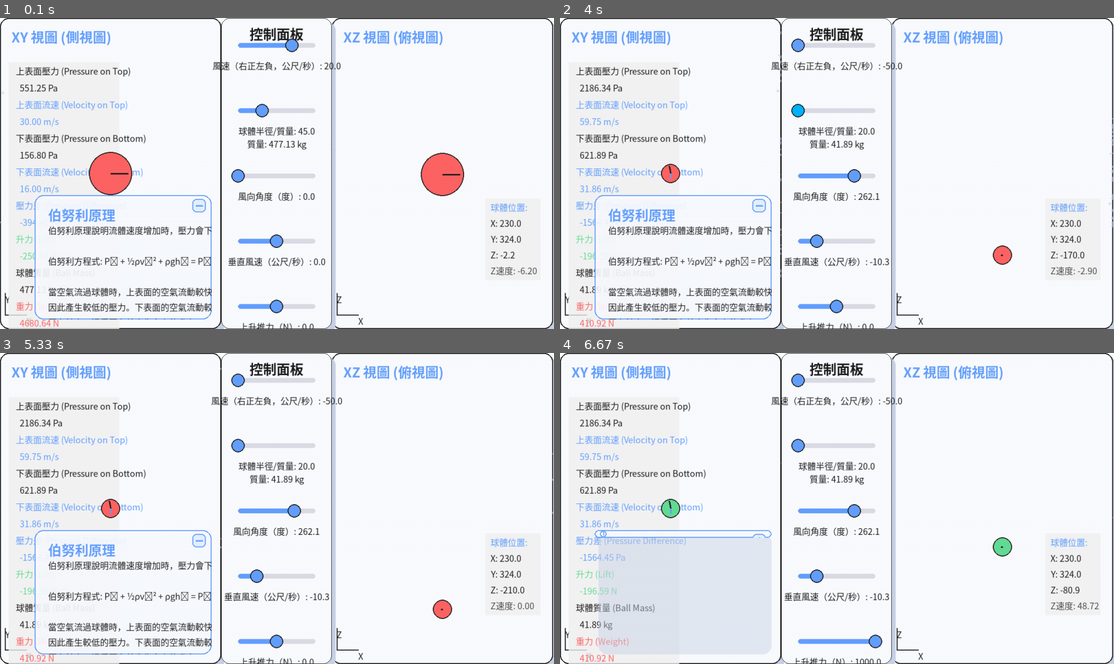
Above: before the commit, frames 1-4 (two rows, left to right).
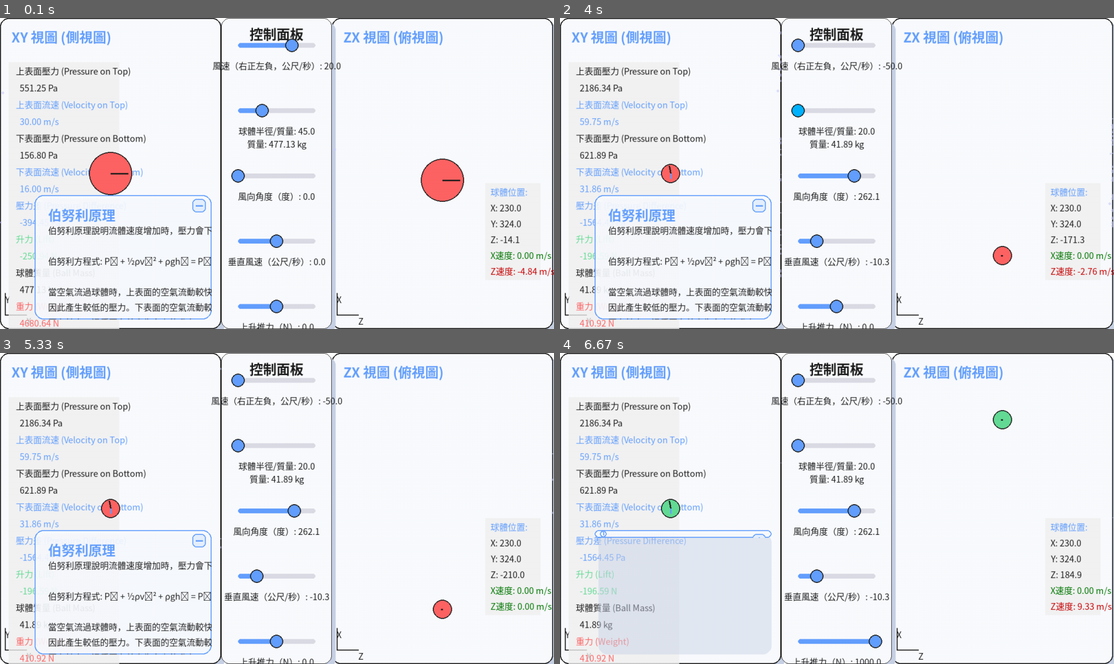
Above: after the commit, the same moments.

Repository: linjinhsien/pygamelin
Game: pygame game, started from bernoulli_simulation.py
Two runs of this game, one before a commit and one after it. Both use one fixed random seed, a clock stepped at 60 frames per second and the inputs below.
Inputs (mouse positions are in pixels of both pictures, inside the frame that each line leads up to):
- Up to frame 1 (0.1 s): no input
- Up to frame 2 (4 s): click "控制面板" at 0.38 s; click (964, 220) at 0.72 s; click (809, 254) at 1.05 s; press the mouse at (759, 204) at 1.37 s; move the mouse to (776, 139) at 1.47 s; release the mouse at (792, 70) at 1.6 s; press the mouse at (837, 176) at 1.7 s; move the mouse to (731, 170) at 1.8 s; release the mouse at (632, 164) at 1.93 s; press the mouse at (759, 204) at 2.03 s; move the mouse to (875, 245) at 2.13 s; release the mouse at (992, 285) at 2.27 s; click (632, 98) at 2.38 s; press the mouse at (837, 45) at 3.2 s; move the mouse to (787, 136) at 3.3 s; release the mouse at (731, 229) at 3.43 s; click (1008, 170) at 3.55 s; press the mouse at (837, 111) at 3.87 s; move the mouse to (809, 189) at 3.97 s
- Up to frame 3 (5.33 s): release the mouse at (216, 601) at 4.1 s; press the mouse at (199, 539) at 4.2 s; move the mouse to (265, 520) at 4.3 s; release the mouse at (332, 505) at 4.43 s; press the mouse at (199, 539) at 5.03 s; move the mouse to (132, 474) at 5.13 s; release the mouse at (72, 405) at 5.27 s
- Up to frame 4 (6.67 s): press the mouse at (759, 539) at 5.37 s; move the mouse to (798, 502) at 5.47 s; release the mouse at (842, 461) at 5.6 s; press the mouse at (837, 639) at 5.7 s; move the mouse to (925, 573) at 5.8 s; release the mouse at (1019, 508) at 5.93 s; click (731, 539) at 6.05 s

The runs differ from the first frame. In frame 1, 1.2% of the frame differs, in the area x 60-100%, y 4-99%; in frame 2, 0.8%; in frame 3, 0.8%; in frame 4, 1.1%.

Commit message:
固定只有x方向的速度

Diff:
--- a/bernoulli_simulation.py
+++ b/bernoulli_simulation.py
@@ -119,6 +119,12 @@
         self.dragging = False
         self.active_view = None  # To track which view is being interacted with
 
+        # Ball velocity and constraints
+        self.ball_vx = 0  # x-direction velocity
+        self.ball_vz = 0  # z-direction velocity
+        self.max_velocity_x = 15  # Maximum velocity in x direction
+        self.velocity_damping = 0.9  # Velocity damping factor (for smooth deceleration)
+
         # Calculate ball mass based on radius (assuming constant density)
         # Using a simple formula: mass = density * volume = density * (4/3) * pi * r^3
         # For simplicity, we'll use a scale factor to convert radius to mass
@@ -331,9 +337,9 @@
 
         # Draw panel labels
         xy_label = self.title_font.render("XY 視圖 (側視圖)", True, BLUE)
-        xz_label = self.title_font.render("XZ 視圖 (俯視圖)", True, BLUE)
+        zx_label = self.title_font.render("ZX 視圖 (俯視圖)", True, BLUE)
         self.screen.blit(xy_label, (24, 18))
-        self.screen.blit(xz_label, (self.current_view_width + self.middle_section_width + 24, 18))
+        self.screen.blit(zx_label, (self.current_view_width + self.middle_section_width + 24, 18))
 
         # Draw coordinate axes in XY view
         axes_length = int(self.current_height * 0.07)
@@ -349,14 +355,14 @@
         # Draw coordinate axes in XZ view
         pygame.draw.line(self.screen, BLACK,
                         (self.current_view_width + self.middle_section_width + 10, self.current_height - 30),
-                        (self.current_view_width + self.middle_section_width + 10 + axes_length, self.current_height - 30), 2)  # X-axis
+                        (self.current_view_width + self.middle_section_width + 10 + axes_length, self.current_height - 30), 2)  # Z-axis
         pygame.draw.line(self.screen, BLACK,
                         (self.current_view_width + self.middle_section_width + 10, self.current_height - 30),
-                        (self.current_view_width + self.middle_section_width + 10, self.current_height - 30 - axes_length), 2)  # Z-axis
+                        (self.current_view_width + self.middle_section_width + 10, self.current_height - 30 - axes_length), 2)  # X-axis
+        z_label = self.font.render("Z", True, BLACK)
         x_label = self.font.render("X", True, BLACK)
-        z_label = self.font.render("Z", True, BLACK)
-        self.screen.blit(x_label, (self.current_view_width + self.middle_section_width + 10 + axes_length, self.current_height - 30))
-        self.screen.blit(z_label, (self.current_view_width + self.middle_section_width + 10, self.current_height - 30 - axes_length))
+        self.screen.blit(z_label, (self.current_view_width + self.middle_section_width + 10 + axes_length, self.current_height - 30))
+        self.screen.blit(x_label, (self.current_view_width + self.middle_section_width + 10, self.current_height - 30 - axes_length))
 
         # Draw sliders in the middle section
         middle_x = self.current_view_width + self.middle_section_width // 2
@@ -480,7 +486,8 @@
             (f"X: {self.ball_pos[0]:.1f}", BLACK),
             (f"Y: {self.ball_pos[1]:.1f}", BLACK),
             (f"Z: {self.ball_pos[2]:.1f}", BLACK),
-            (f"Z速度: {getattr(self, 'ball_vz', 0):.2f}", (80,80,80))
+            (f"X速度: {self.ball_vx:.2f} m/s", (0, 120, 0) if abs(self.ball_vx) < 0.5 else (200, 0, 0)),
+            (f"Z速度: {self.ball_vz:.2f} m/s", (0, 120, 0) if abs(self.ball_vz) < 0.5 else (200, 0, 0))
         ]
 
         # Draw semi-transparent background for position info
@@ -592,6 +599,8 @@
             "- 按 'I' 鍵隱藏/顯示此信息",
             "- 按 'F' 鍵切換全屏模式",
             "- 在兩個視圖中拖動球體可改變其位置",
+            "- 球體移動有速度限制，防止過快移動",
+            "- 釋放球體後，它會逐漸減速停下",
             "- 調整中間的滑桿來改變模擬參數"
         ]
 
@@ -691,17 +700,44 @@
             elif event.type == MOUSEMOTION:
                 if self.dragging:
                     if self.active_view == "xy":
-                        # Update ball position in XY view
-                        self.ball_pos[0] = min(max(event.pos[0], self.ball_radius),
-                                              self.current_view_width - self.ball_radius)
+                        # Get new position from mouse
+                        new_x = min(max(event.pos[0], self.ball_radius),
+                                   self.current_view_width - self.ball_radius)
+
+                        # Calculate velocity based on position change
+                        dx = new_x - self.ball_pos[0]
+
+                        # Apply velocity constraint
+                        if abs(dx) > self.max_velocity_x:
+                            dx = self.max_velocity_x if dx > 0 else -self.max_velocity_x
+
+                        # Update position and track velocity
+                        self.ball_vx = dx
+                        self.ball_pos[0] += dx
                         self.ball_pos[1] = min(max(event.pos[1], self.ball_radius),
                                               self.current_height - self.ball_radius)
                     elif self.active_view == "xz":
-                        # Update ball position in XZ view
-                        self.ball_pos[0] = min(max(event.pos[0] - (self.current_view_width + self.middle_section_width),
-                                                  self.ball_radius),
-                                              self.current_view_width - self.ball_radius)
-                        self.ball_pos[2] = self.current_height // 2 - event.pos[1]  # Convert y-coordinate to z
+                        # Get new position from mouse for ZX view
+                        new_x = min(max(event.pos[0] - (self.current_view_width + self.middle_section_width),
+                                       self.ball_radius),
+                                   self.current_view_width - self.ball_radius)
+
+                        # Calculate velocity based on position change
+                        dx = new_x - self.ball_pos[0]
+
+                        # Apply velocity constraint
+                        if abs(dx) > self.max_velocity_x:
+                            dx = self.max_velocity_x if dx > 0 else -self.max_velocity_x
+
+                        # Update position and track velocity
+                        self.ball_vx = dx
+                        self.ball_pos[0] += dx
+
+                        # Calculate new z position and velocity
+                        new_z = self.current_height // 2 - event.pos[1]
+                        dz = new_z - self.ball_pos[2]
+                        self.ball_vz = dz
+                        self.ball_pos[2] = new_z
 
                 if self.active_slider:
                     # Calculate slider positions dynamically
@@ -742,9 +778,35 @@
             pass  # 直接用滑桿值即可
 
     def run(self):
+        last_time = pygame.time.get_ticks()
+
         while True:
+            # Calculate delta time for physics updates
+            current_time = pygame.time.get_ticks()
+            dt = (current_time - last_time) / 1000.0  # Convert to seconds
+            last_time = current_time
+
             # Handle events
             self.handle_events()
+
+            # Apply physics when not dragging
+            if not self.dragging:
+                # Apply velocity damping
+                self.ball_vx *= self.velocity_damping
+                self.ball_vz *= self.velocity_damping
+
+                # Apply velocity constraints
+                if abs(self.ball_vx) > self.max_velocity_x:
+                    self.ball_vx = self.max_velocity_x if self.ball_vx > 0 else -self.max_velocity_x
+
+                # Update position based on velocity
+                new_x = self.ball_pos[0] + self.ball_vx
+                new_z = self.ball_pos[2] + self.ball_vz
+
+                # Apply boundary constraints
+                self.ball_pos[0] = min(max(new_x, self.ball_radius),
+                                      self.current_view_width - self.ball_radius)
+                self.ball_pos[2] = new_z  # Z can move freely
 
             # Generate new particles
             self.generate_particles()
